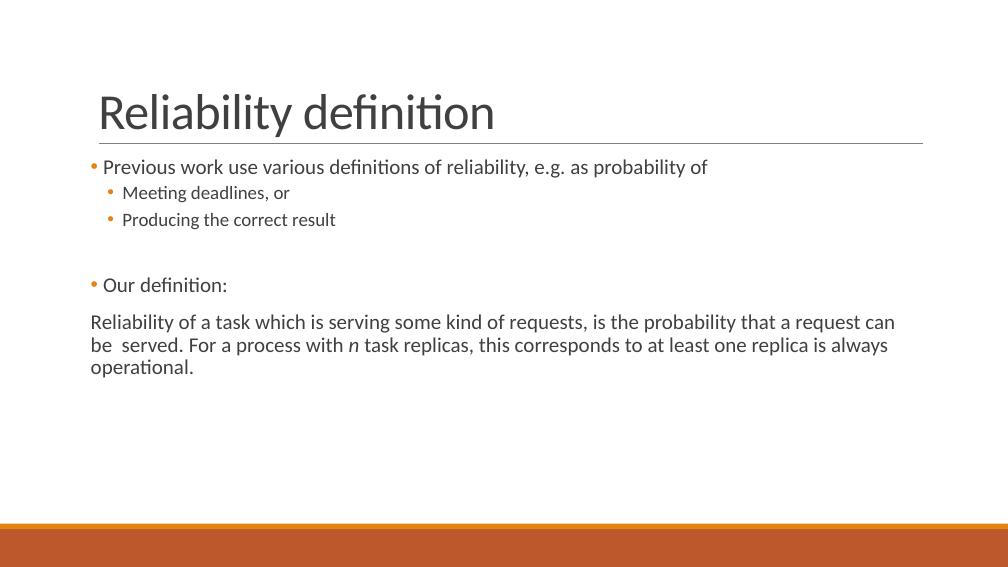
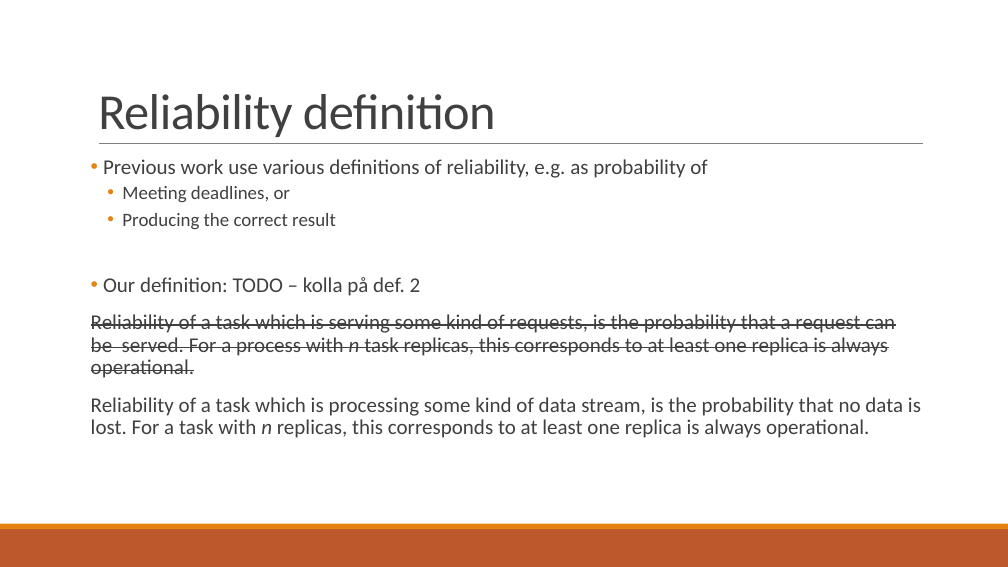
Before and after one commit to PStahl/master_thesis, a slide deck: slide 9 of presentation/presentation2.pptx. Drawn at 1008x567 pixels with LibreOffice and Linux fonts; fonts in the diff are those of the drawing. Boxes give left, top, right and bottom in pixels: in the first picture for what was removed or moved away, otherwise in the second. Text is boxed around its words. In the diff, an @@ line names an element or a change of style, - is before the commit and + after.

Commit message:
update presentation

```diff
--- a/presentation/presentation2.pptx
+++ b/presentation/presentation2.pptx
@@ text at [103, 277, 421, 296]: text changed @@
-• Our definition:
+• Our definition: TODO – kolla på def. 2
@@ text at [91, 314, 895, 378]: strikethrough on in "Reliability of a task which is serving ..." @@
@@ text at [91, 397, 921, 438]: paragraph added @@
+Reliability of a task which is processing some kind of data stream, is the probability that no data is lost. For a task with n replicas, this corresponds to at least one replica is always operational.
```
Also in this commit, not shown: 3 other slides changed, 1 slide added.
